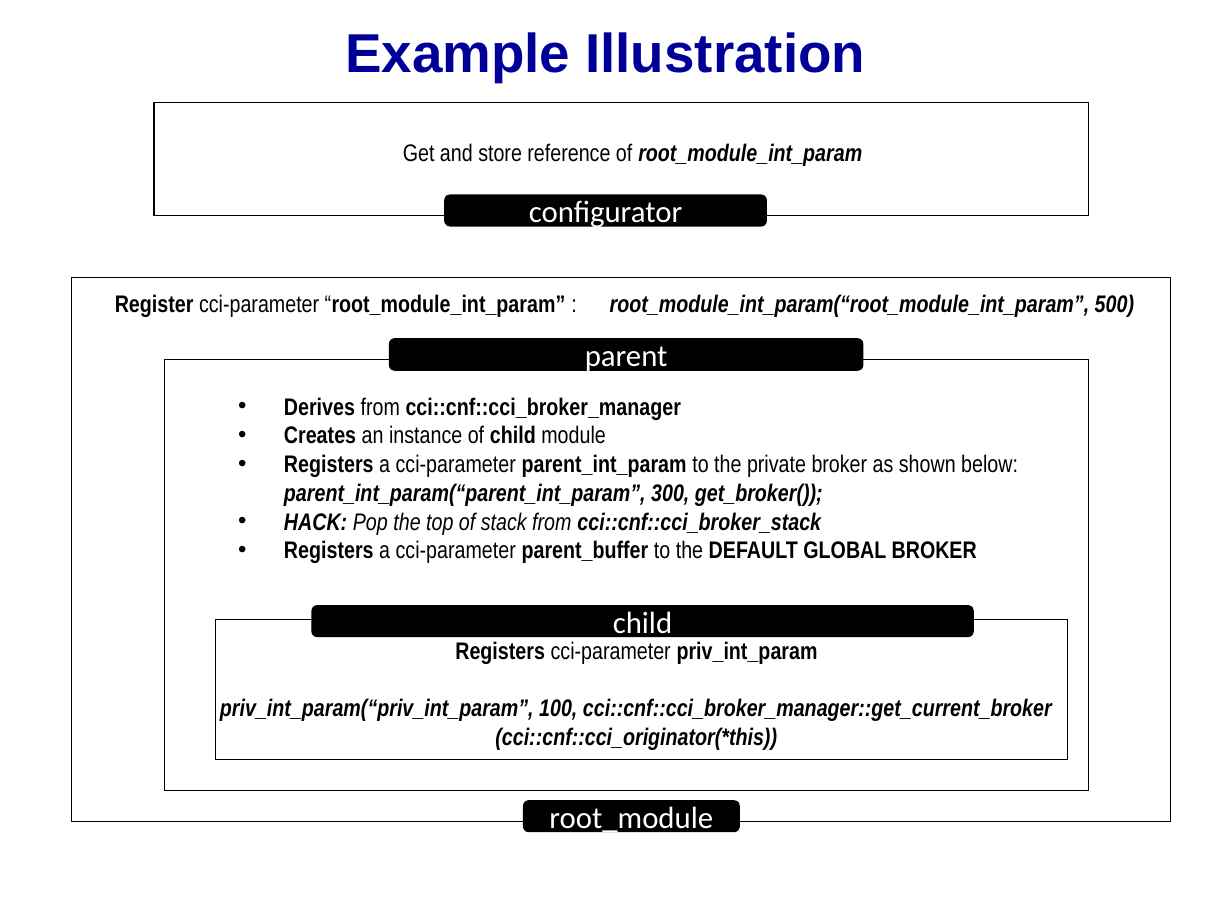
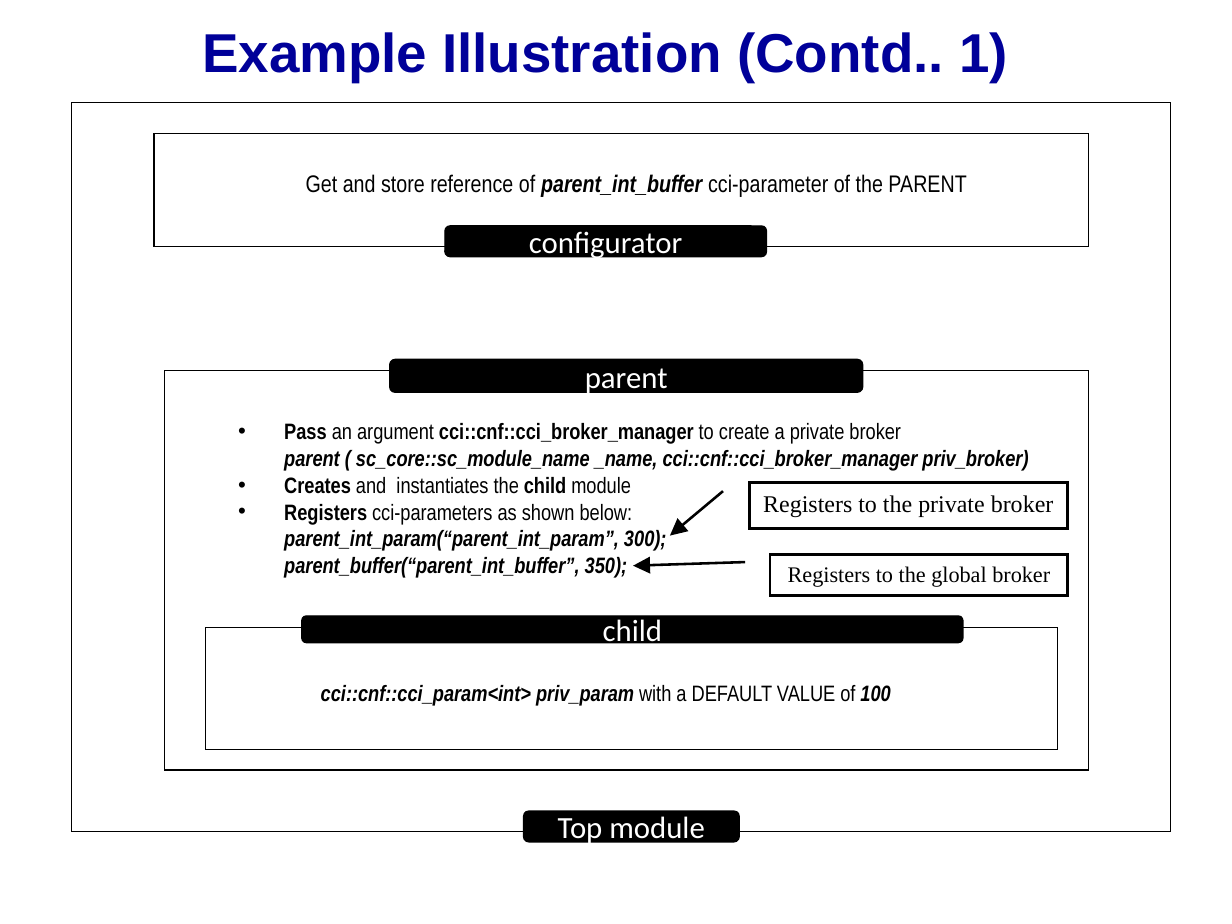
Before and after one commit to accellera-official/cci, a slide deck: slide 4 of examples/ex14_Hiding_Parameters/docs/ex14_Hiding_Parameters.ppt (slide 3 before the commit). Drawn at 1232x924 pixels with LibreOffice and Linux fonts; fonts in the diff are those of the drawing; background and template pictures are left out. Boxes give left, top, right and bottom in pixels: in the first picture for what was removed or moved away, otherwise in the second. Text is boxed around its words. In the diff, an @@ line names an element or a change of style, - is before the commit and + after.

```diff
--- a/examples/ex14_Hiding_Parameters/docs/ex14_Hiding_Parameters.ppt
+++ b/examples/ex14_Hiding_Parameters/docs/ex14_Hiding_Parameters.ppt
@@ text in free at <box>202,32,1008,82</box>: text changed @@
-Example Illustration
+Example Illustration (Contd.. 1)
@@ rectangle: place and size @@
-rectangle at <box>71,277,1170,822</box>
+rectangle at <box>71,102,1170,832</box>
@@ rectangle: place and size @@
-rectangle at <box>154,102,1088,216</box>
+rectangle at <box>154,133,1088,246</box>
@@ rectangle "Get and store reference of ...": place and size @@
-rectangle "Get and store reference of ..." at <box>341,129,924,175</box>
+rectangle "Get and store reference of ..." at <box>298,160,976,206</box>
@@ text in rectangle at <box>306,174,966,197</box>: text changed @@
-Get and store reference of root_module_int_param
+Get and store reference of parent_int_buffer cci-parameter of the PARENT
@@ rounded rectangle "configurator": place and size @@
-rounded rectangle "configurator" at <box>445,195,766,225</box>
+rounded rectangle "configurator" at <box>445,225,766,256</box>
@@ rectangle removed at <box>102,287,1149,318</box> @@
-Register cci-parameter “root_module_int_param” : root_module_int_param(“root_module_int_param”, 500)
@@ rectangle: place and size @@
-rectangle at <box>164,360,1088,791</box>
+rectangle at <box>164,371,1088,770</box>
@@ rounded rectangle "parent": place and size @@
-rounded rectangle "parent" at <box>389,339,862,371</box>
+rounded rectangle "parent" at <box>389,360,862,393</box>
@@ rectangle "Pass an argument cci::cnf::cci_broker_manager to ...": place and size @@
-rectangle "Pass an argument cci::cnf::cci_broker_manager to ..." at <box>225,391,1036,565</box>
+rectangle "Pass an argument cci::cnf::cci_broker_manager to ..." at <box>225,410,1036,585</box>
@@ text in rectangle at <box>284,423,1028,578</box>: text changed; size 14 to 13 pt; italic on @@
-• Derives from cci::cnf::cci_broker_manager
-• Creates an instance of child module
-• Registers a cci-parameter parent_int_param to the private broker as shown below:
-  parent_int_param(“parent_int_param”, 300, get_broker());
-• HACK: Pop the top of stack from cci::cnf::cci_broker_stack
-• Registers a cci-parameter parent_buffer to the DEFAULT GLOBAL BROKER
+• Pass an argument cci::cnf::cci_broker_manager to create a private broker
+  parent ( sc_core::sc_module_name _name, cci::cnf::cci_broker_manager priv_broker)
+• Creates and instantiates the child module
+• Registers cci-parameters as shown below:
+  parent_int_param(“parent_int_param”, 300);
+parent_buffer(“parent_int_buffer”, 350);
@@ border callout added at <box>749,483,1067,530</box>, fill #FFFFFF, outline #000000 1.5 pt, 14 pt, text #000000 @@
+Registers to the private broker
@@ border callout added at <box>770,554,1068,595</box>, fill #FFFFFF, outline #000000 1.5 pt, 13 pt, text #000000 @@
+Registers to the global broker
@@ rectangle: place and size @@
-rectangle at <box>216,620,1067,760</box>
+rectangle at <box>206,628,1058,750</box>
@@ rounded rectangle "child": place and size @@
-rounded rectangle "child" at <box>312,606,973,637</box>
+rounded rectangle "child" at <box>302,616,963,643</box>
@@ rectangle removed at <box>256,647,1016,739</box> @@
-Registers cci-parameter priv_int_param
-priv_int_param(“priv_int_param”, 100, cci::cnf::cci_broker_manager::get_current_broker
-(cci::cnf::cci_originator(*this))
@@ rectangle added at <box>277,668,934,719</box>, outline #FFFFFF 0.74 pt, 13 pt, text #000000, bold, italic @@
+cci::cnf::cci_param<int> priv_param with a DEFAULT VALUE of 100
@@ rounded rectangle "Top module": place and size @@
-rounded rectangle "Top module" at <box>524,801,739,832</box>
+rounded rectangle "Top module" at <box>524,811,739,841</box>
@@ text in rounded rectangle at <box>558,816,704,846</box>: text changed @@
-root_module
+Top module
```
Also in this commit, not shown: 7 other slides changed, 1 slide added, 1 slide removed, 4 other files.
